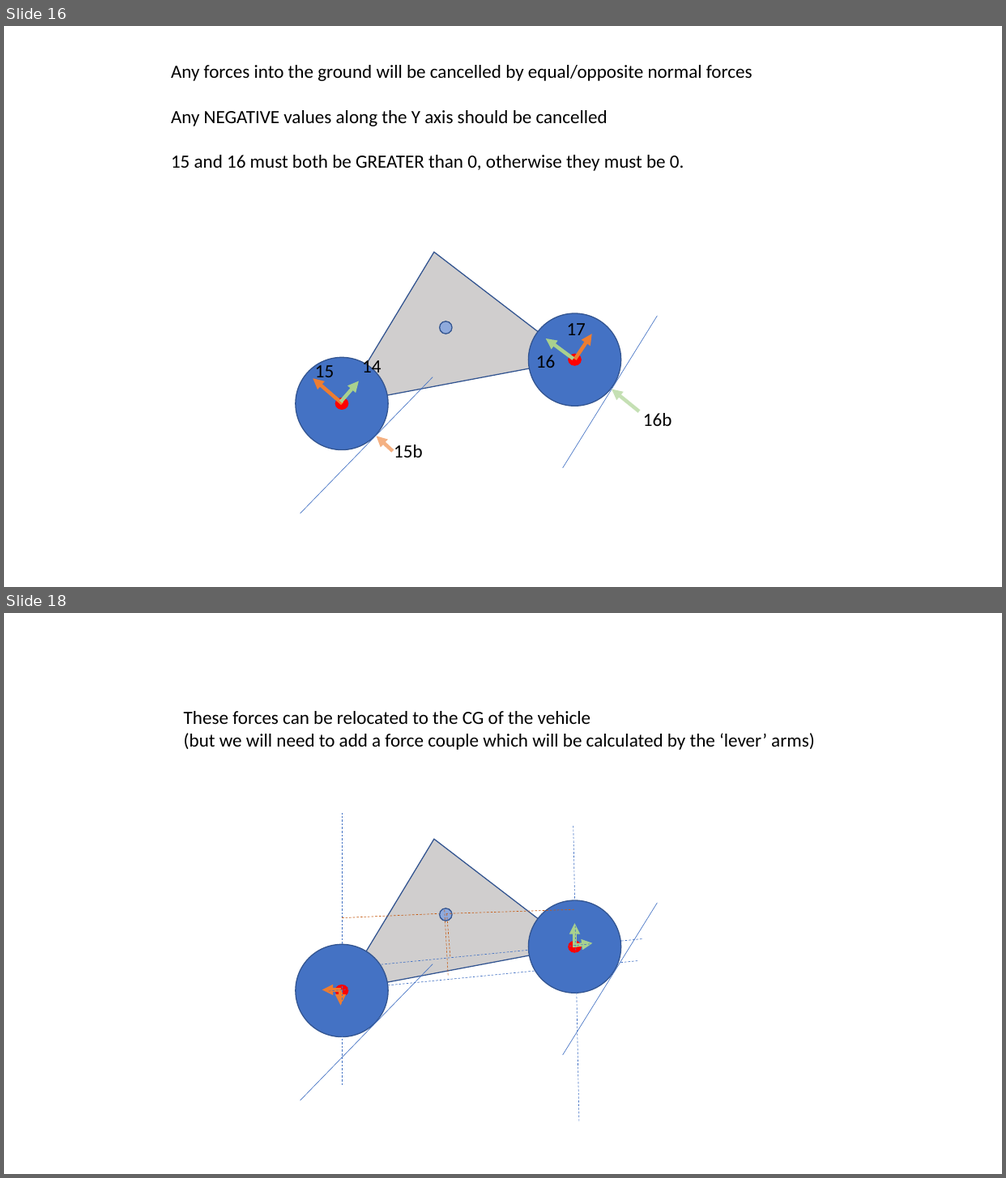
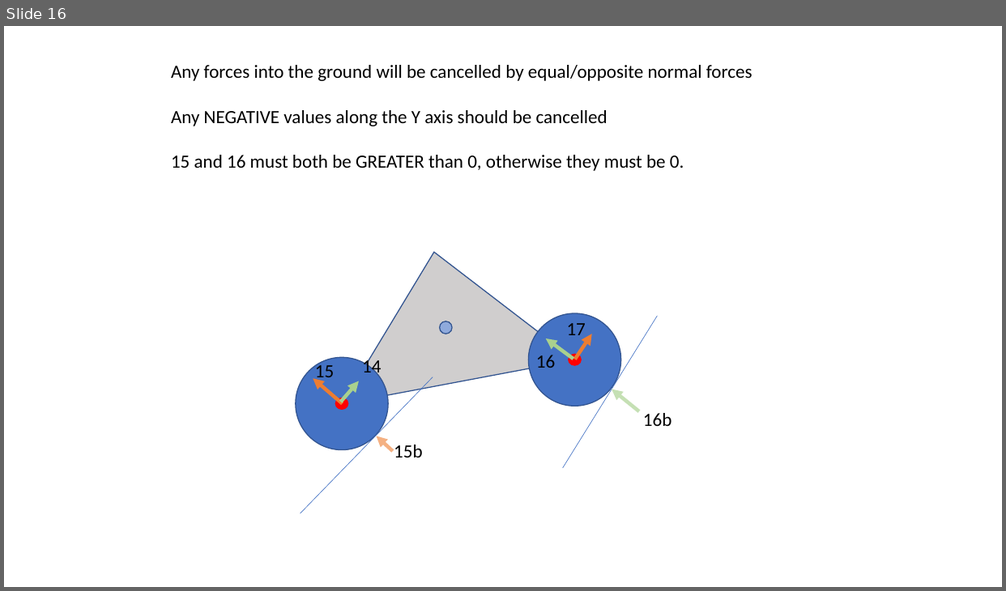
Before and after one commit to rhambleton/drive2d, a slide deck: vehicle forces.pptx. Shown one above the other, each under a label of ours: slides 16 and 18 before the commit, slide 16 after it; the slides between them are not shown. The pictures are 1006x1178 and 1006x591 pixels, drawn with LibreOffice and Linux fonts; fonts in the diff are those of the drawing. Boxes give left, top, right and bottom in pixels: in the first picture for what was removed or moved away, otherwise in the second. Text is boxed around its words. In the diff, an @@ line names an element or a change of style, - is before the commit and + after.

Commit message:
even more force model math

```diff
--- a/vehicle forces.pptx
+++ b/vehicle forces.pptx
@@ slide 18 removed at (4,613,1002,1174), background #FFFFFF @@
@@ text removed at (184,711,815,750) @@
-These forces can be relocated to the CG of the vehicle
-(but we will need to add a force couple which will be calculated by the ‘lever’ arms)
@@ triangle removed at (318,818,575,991) @@
@@ line removed from (342, 1085) to (342, 814) @@
@@ line removed from (579, 1122) to (573, 825) @@
@@ ellipse removed at (529,901,621,994) @@
@@ line removed from (562, 1055) to (658, 903) @@
@@ line removed from (342, 918) to (439, 914) @@
@@ ellipse removed at (440,909,453,922) @@
@@ line removed from (445, 910) to (448, 976) @@
@@ line removed from (445, 914) to (574, 909) @@
@@ line removed from (447, 914) to (450, 957) @@
@@ arrow removed from (575, 948) to (575, 924) @@
@@ ellipse removed at (296,944,388,1037) @@
@@ line removed from (641, 939) to (331, 969) @@
@@ ellipse removed at (569,942,582,953) @@
@@ arrow removed from (573, 946) to (592, 943) @@
@@ line removed from (300, 1101) to (433, 964) @@
@@ line removed from (637, 961) to (327, 992) @@
@@ arrow removed from (341, 990) to (322, 990) @@
@@ ellipse removed at (335,985,348,996) @@
@@ arrow removed from (341, 990) to (341, 1006) @@
```
Also in this commit, not shown: 2 slides changed, 1 slide added, 1 other slide removed.
